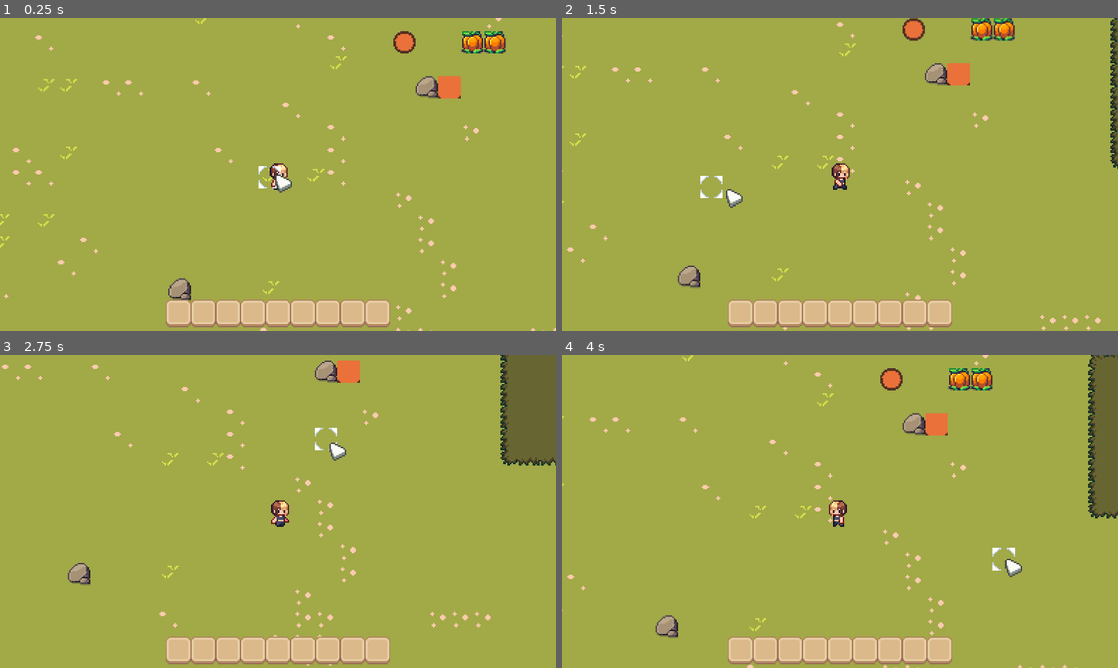
Above: before the commit, frames 1-4 (two rows, left to right).
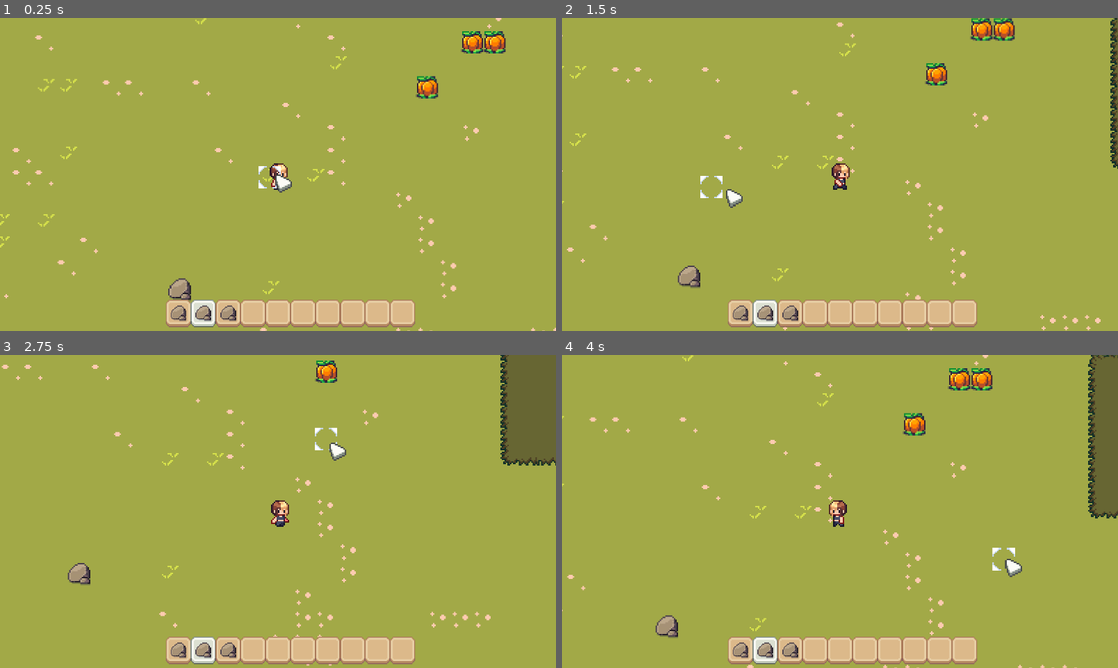
Above: after the commit, the same moments.

Repository: gabriel-galiana-jaime/Witchcraft-farming-project
Game: Godot game, scene res://assets/scenes/scene_gameplay/outside/sce_farm.tscn
The game is run twice, just before and just after one commit, with the same random seed, the same clock (stepped at 60 frames per second) and the same inputs.
Inputs (mouse positions are in pixels of both pictures, inside the frame that each line leads up to):
- Up to frame 1 (0.25 s): no input
- Up to frame 2 (1.5 s): move the mouse to (962, 158) at 0.52 s; press the mouse at (962, 158) at 0.53 s; hold D (player_right) 0.53-1.28 s; move the mouse to (728, 190) at 1.27 s; release the mouse at (728, 190) at 1.28 s; hold S (player_down) from 1.28 s (still down); click (728, 190) at 1.35 s
- Up to frame 3 (2.75 s): move the mouse to (333, 442) at 2.02 s; release S (player_down) at 2.03 s; press the mouse at (333, 442) at 2.03 s; hold D (player_right) from 2.03 s (still down)
- Up to frame 4 (4 s): move the mouse to (812, 574) at 2.77 s; release D (player_right) at 2.78 s; release the mouse at (812, 574) at 2.78 s; hold W (player_up) 2.78-3.53 s; click (812, 574) at 2.85 s; move the mouse to (1006, 558) at 3.52 s; press the mouse at (1006, 558) at 3.53 s; hold A (player_left) from 3.53 s (still down)

The runs differ from the first frame. In frame 1, 1.8% of the frame differs, in the area x 30-83%, y 4-99%; in frame 2, 1.8%, in the area x 30-75%, y 0-99%; in frame 3, 1.6%; in frame 4, 1.8%.

Commit message:
version 2 of the code

Diff:
--- a/assets/ressources/jsons/save/current_game_file.json
+++ b/assets/ressources/jsons/save/current_game_file.json
@@ -11,7 +11,7 @@
 				"obj0":{
 					"posx":-8,
 					"posy":4,
-					"type":"rock1",
+					"type":"testobj1",
 				},
 			"obj1":{
 					"posx":-5,
--- a/assets/scenes/UI/control_main_ui_gameplay.tscn
+++ b/assets/scenes/UI/control_main_ui_gameplay.tscn
@@ -1,10 +1,14 @@
-[gd_scene load_steps=2 format=3 uid="uid://cg0th21xylda"]
+[gd_scene load_steps=4 format=3 uid="uid://cg0th21xylda"]
 
+[ext_resource type="Script" path="res://assets/scr/system/inventory/scr_control_main_ui_gameplay.gd" id="1_nffjo"]
 [ext_resource type="Texture2D" uid="uid://dqy76t1wqnpr" path="res://design/UI/selected/ui_box1.png" id="1_rs1ch"]
+
+[sub_resource type="RectangleShape2D" id="RectangleShape2D_xwkr6"]
 
 [node name="Control_main_Ui" type="Node2D"]
 z_index = 14
 position = Vector2(-225, 145)
+script = ExtResource("1_nffjo")
 
 [node name="gameplay_bar" type="Node2D" parent="."]
 position = Vector2(0, 21)
@@ -15,42 +19,159 @@
 scale = Vector2(0.8, 0.8)
 texture = ExtResource("1_rs1ch")
 
+[node name="icon" type="Sprite2D" parent="gameplay_bar/box_obj-4"]
+
+[node name="Area2D" type="Area2D" parent="gameplay_bar/box_obj-4"]
+z_index = 7
+position = Vector2(-0.101158, 0.216744)
+scale = Vector2(1.13442, 1.15833)
+collision_layer = 32
+
+[node name="CollisionShape2D" type="CollisionShape2D" parent="gameplay_bar/box_obj-4/Area2D"]
+shape = SubResource("RectangleShape2D_xwkr6")
+
 [node name="box_obj-3" type="Sprite2D" parent="gameplay_bar"]
 position = Vector2(-61.5, 90)
 scale = Vector2(0.8, 0.8)
 texture = ExtResource("1_rs1ch")
+
+[node name="icon" type="Sprite2D" parent="gameplay_bar/box_obj-3"]
+
+[node name="Area2D" type="Area2D" parent="gameplay_bar/box_obj-3"]
+z_index = 7
+position = Vector2(0.285425, 0.216744)
+scale = Vector2(1.13442, 1.15833)
+collision_layer = 32
+
+[node name="CollisionShape2D" type="CollisionShape2D" parent="gameplay_bar/box_obj-3/Area2D"]
+shape = SubResource("RectangleShape2D_xwkr6")
 
 [node name="box_obj-2" type="Sprite2D" parent="gameplay_bar"]
 position = Vector2(-41, 90)
 scale = Vector2(0.8, 0.8)
 texture = ExtResource("1_rs1ch")
 
+[node name="icon" type="Sprite2D" parent="gameplay_bar/box_obj-2"]
+
+[node name="Area2D" type="Area2D" parent="gameplay_bar/box_obj-2"]
+z_index = 7
+position = Vector2(0.285425, 0.216744)
+scale = Vector2(1.13442, 1.15833)
+collision_layer = 32
+
+[node name="CollisionShape2D" type="CollisionShape2D" parent="gameplay_bar/box_obj-2/Area2D"]
+shape = SubResource("RectangleShape2D_xwkr6")
+
 [node name="box_obj-1" type="Sprite2D" parent="gameplay_bar"]
 position = Vector2(-20.5, 90)
 scale = Vector2(0.8, 0.8)
 texture = ExtResource("1_rs1ch")
+
+[node name="icon" type="Sprite2D" parent="gameplay_bar/box_obj-1"]
+
+[node name="Area2D" type="Area2D" parent="gameplay_bar/box_obj-1"]
+z_index = 7
+position = Vector2(0.285425, 0.216744)
+scale = Vector2(1.13442, 1.15833)
+collision_layer = 32
+
+[node name="CollisionShape2D" type="CollisionShape2D" parent="gameplay_bar/box_obj-1/Area2D"]
+shape = SubResource("RectangleShape2D_xwkr6")
 
 [node name="box_obj0" type="Sprite2D" parent="gameplay_bar"]
 position = Vector2(0, 90)
 scale = Vector2(0.8, 0.8)
 texture = ExtResource("1_rs1ch")
 
+[node name="icon" type="Sprite2D" parent="gameplay_bar/box_obj0"]
+z_index = 1
+position = Vector2(0, -1.22833)
+
+[node name="Area2D" type="Area2D" parent="gameplay_bar/box_obj0"]
+z_index = 7
+position = Vector2(0.285425, 0.216744)
+scale = Vector2(1.13442, 1.15833)
+collision_layer = 32
+
+[node name="CollisionShape2D" type="CollisionShape2D" parent="gameplay_bar/box_obj0/Area2D"]
+shape = SubResource("RectangleShape2D_xwkr6")
+
 [node name="box_obj1" type="Sprite2D" parent="gameplay_bar"]
 position = Vector2(20.5, 90)
 scale = Vector2(0.8, 0.8)
 texture = ExtResource("1_rs1ch")
+
+[node name="icon" type="Sprite2D" parent="gameplay_bar/box_obj1"]
+
+[node name="Area2D" type="Area2D" parent="gameplay_bar/box_obj1"]
+z_index = 7
+position = Vector2(0.285425, 0.216744)
+scale = Vector2(1.13442, 1.15833)
+collision_layer = 32
+
+[node name="CollisionShape2D" type="CollisionShape2D" parent="gameplay_bar/box_obj1/Area2D"]
+shape = SubResource("RectangleShape2D_xwkr6")
 
 [node name="box_obj2" type="Sprite2D" parent="gameplay_bar"]
 position = Vector2(41, 90)
 scale = Vector2(0.8, 0.8)
 texture = ExtResource("1_rs1ch")
 
+[node name="icon" type="Sprite2D" parent="gameplay_bar/box_obj2"]
+
+[node name="Area2D" type="Area2D" parent="gameplay_bar/box_obj2"]
+z_index = 7
+position = Vector2(0.285425, 0.216744)
+scale = Vector2(1.13442, 1.15833)
+collision_layer = 32
+
+[node name="CollisionShape2D" type="CollisionShape2D" parent="gameplay_bar/box_obj2/Area2D"]
+shape = SubResource("RectangleShape2D_xwkr6")
+
 [node name="box_obj3" type="Sprite2D" parent="gameplay_bar"]
 position = Vector2(61.5, 90)
 scale = Vector2(0.8, 0.8)
 texture = ExtResource("1_rs1ch")
 
+[node name="icon" type="Sprite2D" parent="gameplay_bar/box_obj3"]
+
+[node name="Area2D" type="Area2D" parent="gameplay_bar/box_obj3"]
+z_index = 7
+position = Vector2(0.285425, 0.216744)
+scale = Vector2(1.13442, 1.15833)
+collision_layer = 32
+
+[node name="CollisionShape2D" type="CollisionShape2D" parent="gameplay_bar/box_obj3/Area2D"]
+shape = SubResource("RectangleShape2D_xwkr6")
+
 [node name="box_obj4" type="Sprite2D" parent="gameplay_bar"]
 position = Vector2(82, 90)
 scale = Vector2(0.8, 0.8)
 texture = ExtResource("1_rs1ch")
+
+[node name="icon" type="Sprite2D" parent="gameplay_bar/box_obj4"]
+
+[node name="Area2D" type="Area2D" parent="gameplay_bar/box_obj4"]
+z_index = 7
+position = Vector2(0.285425, 0.216744)
+scale = Vector2(1.13442, 1.15833)
+collision_layer = 32
+
+[node name="CollisionShape2D" type="CollisionShape2D" parent="gameplay_bar/box_obj4/Area2D"]
+shape = SubResource("RectangleShape2D_xwkr6")
+
+[node name="box_obj5" type="Sprite2D" parent="gameplay_bar"]
+position = Vector2(102.5, 90)
+scale = Vector2(0.8, 0.8)
+texture = ExtResource("1_rs1ch")
+
+[node name="icon" type="Sprite2D" parent="gameplay_bar/box_obj5"]
+
+[node name="Area2D" type="Area2D" parent="gameplay_bar/box_obj5"]
+z_index = 7
+position = Vector2(0.285425, 0.216744)
+scale = Vector2(1.13442, 1.15833)
+collision_layer = 32
+
+[node name="CollisionShape2D" type="CollisionShape2D" parent="gameplay_bar/box_obj5/Area2D"]
+shape = SubResource("RectangleShape2D_xwkr6")
--- a/assets/scenes/scene_gameplay/outside/sce_farm.tscn
+++ b/assets/scenes/scene_gameplay/outside/sce_farm.tscn
@@ -52,7 +52,6 @@
 
 [node name="TileMapLayer_4" type="TileMapLayer" parent="world_prefab/non_editable_tiles"]
 z_index = 4
-tile_map_data = PackedByteArray("AAD3/wIAAQADAAsAAAD5/wQAAQACAAwAAAA=")
 tile_set = ExtResource("2_woaom")
 
 [node name="TileMapLayer_7" type="TileMapLayer" parent="world_prefab/non_editable_tiles"]
@@ -62,7 +61,7 @@
 
 [node name="player_select_tiles" type="TileMapLayer" parent="world_prefab"]
 z_index = 8
-tile_map_data = PackedByteArray("AAD9////AAAIAAcAAADz//X/AAACAAAAAAD0//X/AAADAAEAAAD1//X/AAA …(1579 unchanged characters)…
+tile_map_data = PackedByteArray("AADz//X/AAACAAAAAAD0//X/AAADAAEAAAD1//X/AAA …(1579 unchanged characters)…
 tile_set = ExtResource("2_woaom")
 
 [node name="Player_Obj" parent="." instance=ExtResource("2_nv32a")]
@@ -83,3 +82,4 @@
 [node name="Control_main_Ui" parent="." instance=ExtResource("7_rvqfs")]
 
 [editable path="Player_Obj"]
+[editable path="system_mouse"]
--- a/assets/scenes/scene_obj/UI/system/system_mouse.tscn
+++ b/assets/scenes/scene_obj/UI/system/system_mouse.tscn
@@ -1,8 +1,11 @@
-[gd_scene load_steps=4 format=3 uid="uid://d0erdrnnpk5kf"]
+[gd_scene load_steps=5 format=3 uid="uid://d0erdrnnpk5kf"]
 
 [ext_resource type="Texture2D" uid="uid://bnor53qw8kf1f" path="res://design/art-style-section/references/ui/mouse/Triangle Mouse icon 1.png" id="1_pfc62"]
 [ext_resource type="Texture2D" uid="uid://capiqd5vacdp7" path="res://design/art-style-section/art-concept/crop1.png" id="2_0v4lk"]
 [ext_resource type="Script" path="res://assets/scr/system/scr_system_mouse.gd" id="2_d6db6"]
+
+[sub_resource type="RectangleShape2D" id="RectangleShape2D_1tfcp"]
+size = Vector2(4, 4.5625)
 
 [node name="system_mouse" type="Sprite2D"]
 z_index = 15
@@ -15,3 +18,10 @@
 position = Vector2(-17, -11)
 scale = Vector2(0.0625, 0.125)
 texture = ExtResource("2_0v4lk")
+
+[node name="Area2D" type="Area2D" parent="."]
+editor_description = "tag"
+
+[node name="CollisionShape2D" type="CollisionShape2D" parent="Area2D"]
+position = Vector2(-4, -3.28125)
+shape = SubResource("RectangleShape2D_1tfcp")
--- a/assets/scr/autoloads/runtime/auto_main_runtime.gd
+++ b/assets/scr/autoloads/runtime/auto_main_runtime.gd
@@ -1,3 +1,18 @@
 extends Node
 
 var global_cursor_position : Vector2 = Vector2(0,0)
+
+
+
+
+
+
+# Inventory System
+
+var player_inventory = [{"type":"rock","num":"1"},{"type":"rock","num":"1"},{"type":"rock","num":"1"},{"type":"rock","num":"1"}]
+
+
+func get_needed_texture(type):
+	if type == "rock":
+		return "res://design/lore/village/Farm/Tiny Wonder Farm Free/objects&items/rocktest.png"
+	pass
--- /dev/null
+++ b/assets/scr/system/inventory/scr_control_main_ui_gameplay.gd
@@ -0,0 +1,66 @@
+extends Node2D
+
+@onready var box_obj_4 = $"gameplay_bar/box_obj-4"
+@onready var box_obj_3 = $"gameplay_bar/box_obj-3"
+@onready var box_obj_2 = $"gameplay_bar/box_obj-2"
+@onready var box_obj_1 = $"gameplay_bar/box_obj-1"
+@onready var box_obj0 = $gameplay_bar/box_obj0
+@onready var box_obj1 = $"gameplay_bar/box_obj-1"
+@onready var box_obj2 = $gameplay_bar/box_obj2
+@onready var box_obj3 = $gameplay_bar/box_obj3
+@onready var box_obj4 = $gameplay_bar/box_obj4
+@onready var box_obj5 = $gameplay_bar/box_obj5
+var unselected_texture : String = "res://design/UI/selected/ui_box1.png"
+var selected_texture : String = "res://design/UI/selected/ui_box2.png"
+var selected_item = 1
+# Called when the node enters the scene tree for the first time.$"gameplay_bar/box_obj-4/icon"
+func _ready() -> void:
+	load_main_bar(auto_main_runtime.player_inventory)
+	pass # Replace with function body.
+
+func load_main_bar(data):
+	for i in range(10):
+		var item = what_inventory_tile_change(i-4)
+		var obj_icon = item.get_children()[0]
+		#print(i,selected_item)
+		if  i < len(data):
+			obj_icon.texture = load(auto_main_runtime.get_needed_texture(data[i]["type"]))
+		else:
+			obj_icon.texture = load("res://design/UI/selected/ui_box0.png")
+		if i == selected_item:
+			item.texture = load(selected_texture)
+			#print("item:",selected_item)
+		else:
+			item.texture = load(unselected_texture)
+		if item.get_children()[1].overlaps_area($"../system_mouse/Area2D"):
+			if Input.get_action_raw_strength("player_left_click") >= 1:
+				selected_item = i
+			pass
+	pass
+func what_inventory_tile_change(num):
+	if num == -4:
+		return box_obj_4
+	if num == -3:
+		return box_obj_3
+	if num == -2:
+		return box_obj_2
+	if num == -1:
+		return box_obj_1
+	if num == 0:
+		return box_obj0
+	if num == 1:
+		return box_obj1
+	if num == 2:
+		return box_obj2
+	if num == 3:
+		return box_obj3
+	if num == 4:
+		return box_obj4
+	if num == 5:
+		return box_obj5
+	return null
+
+# Called every frame. 'delta' is the elapsed time since the previous frame.
+func _process(delta: float) -> void:
+	var data = auto_main_runtime.player_inventory
+	load_main_bar(data)
--- a/assets/scr/world/scr_world_prefab.gd
+++ b/assets/scr/world/scr_world_prefab.gd
@@ -40,7 +40,7 @@
 	data = data["map"][map_section]
 	#Camera: left,right,up,down
 	camera_offsets = Vector4(data["camera"]["offset_x_-"],data["camera"]["offset_x_+"],data["camera"]["offset_y_-"],data["camera"]["offset_y_+"])
-	print("Camera data is: ","Offset:",camera_offsets)
+	#print("Camera data is: ","Offset:",camera_offsets)
 	#end camera
 
 
@@ -67,7 +67,7 @@
 func _process(delta: float) -> void:
 	ref_Camera.position = ref_player.position
 	runtime_camera()
-	print(ref_Camera.position)
+	#print(ref_Camera.position)
 	pass
 	#print("The object position ", object_position, " rounded to the nearest tile position is: ", rounded_position)
 
Binary file added: design/UI/selected/ui_box0.png
Not shown, added: design/UI/selected/ui_box0.png.import
Binary file added: design/UI/selected/ui_box2.png
Not shown, added: design/UI/selected/ui_box2.png.import
Not shown, changed: export_presets.cfg
